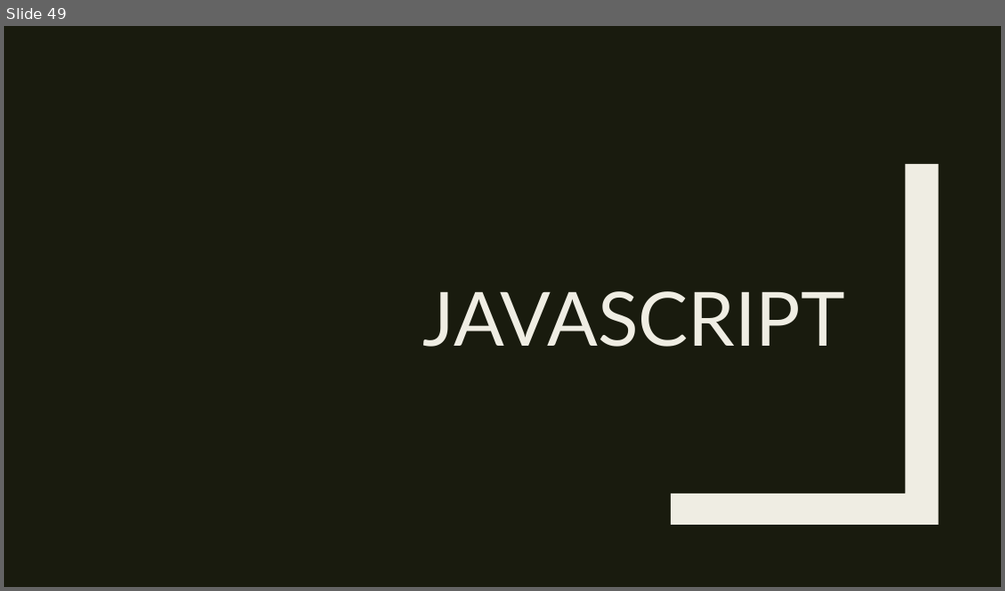
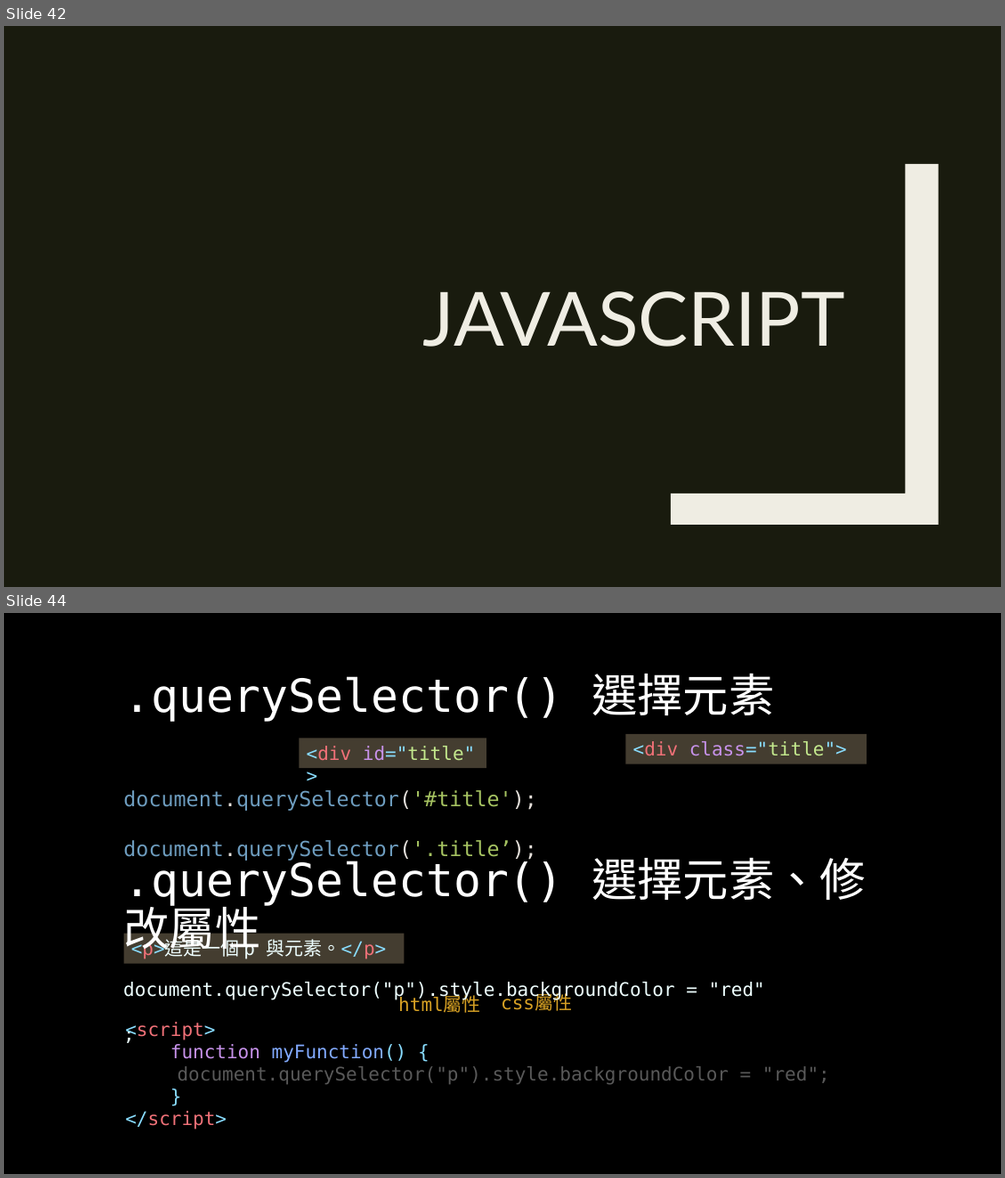
Before and after one commit to Alicexdcw/FrontEndTutorial, a slide deck: HTML & CSS & Javascript - starbuck.pptx. Shown one above the other, each under a label of ours: slide 49 before the commit, slides 42 and 44 after it; the slides between them are not shown. The pictures are 1005x591 and 1005x1178 pixels, drawn with LibreOffice and Linux fonts; fonts in the diff are those of the drawing. Boxes give left, top, right and bottom in pixels: in the first picture for what was removed or moved away, otherwise in the second. Text is boxed around its words. In the diff, an @@ line names an element or a change of style, - is before the commit and + after.

```diff
--- a/HTML & CSS & Javascript - starbuck.pptx
+++ b/HTML & CSS & Javascript - starbuck.pptx
@@ slide 44 added at [4, 613, 1001, 1174], background #EFEDE3 @@
@@ rectangle added at [4, 613, 1001, 1174], fill #000000, outline #000000 2.75 pt @@
@@ rectangle added at [43, 613, 62, 1174], fill #191B0E @@
@@ title added at [123, 673, 774, 721], 44 pt, text #FFFFFF @@
+.querySelector() 選擇元素
@@ rectangle added at [299, 738, 487, 768], fill #443E30, 18 pt, text #89DDFF @@
+<div id="title">
@@ rectangle added at [625, 734, 866, 764], fill #443E30, 18 pt, text #89DDFF @@
+<div class="title">
@@ text added at [123, 790, 536, 860], 20 pt, text #6D9CBE @@
+document.querySelector('#title'); document.querySelector('.title’);
@@ text added at [123, 857, 866, 957], 44 pt, text #FFFFFF @@
+.querySelector() 選擇元素、修改屬性
@@ rectangle added at [123, 933, 404, 963], fill #443E30, 18 pt, text #EEFFFF @@
+<p>這是一個 p 與元素。</p>
@@ text added at [123, 981, 765, 1000], 18 pt, text #EEFFFF @@
+document.querySelector("p").style.backgroundColor = "red";
@@ text added at [398, 996, 481, 1013], 18 pt, text #D7A124 @@
+html屬性
@@ text added at [501, 994, 572, 1011], 18 pt, text #D7A124 @@
+css屬性
@@ text added at [125, 1022, 830, 1129], 18 pt, text #595959 @@
+<script>
+function myFunction() {
+document.querySelector("p").style.backgroundColor = "red";
+}
+</script>
@@ what was slide 49 is now slide 42 @@
```
Also in this commit, not shown: 4 slides changed, 18 other slides added, 24 slides removed, 11 other files.
